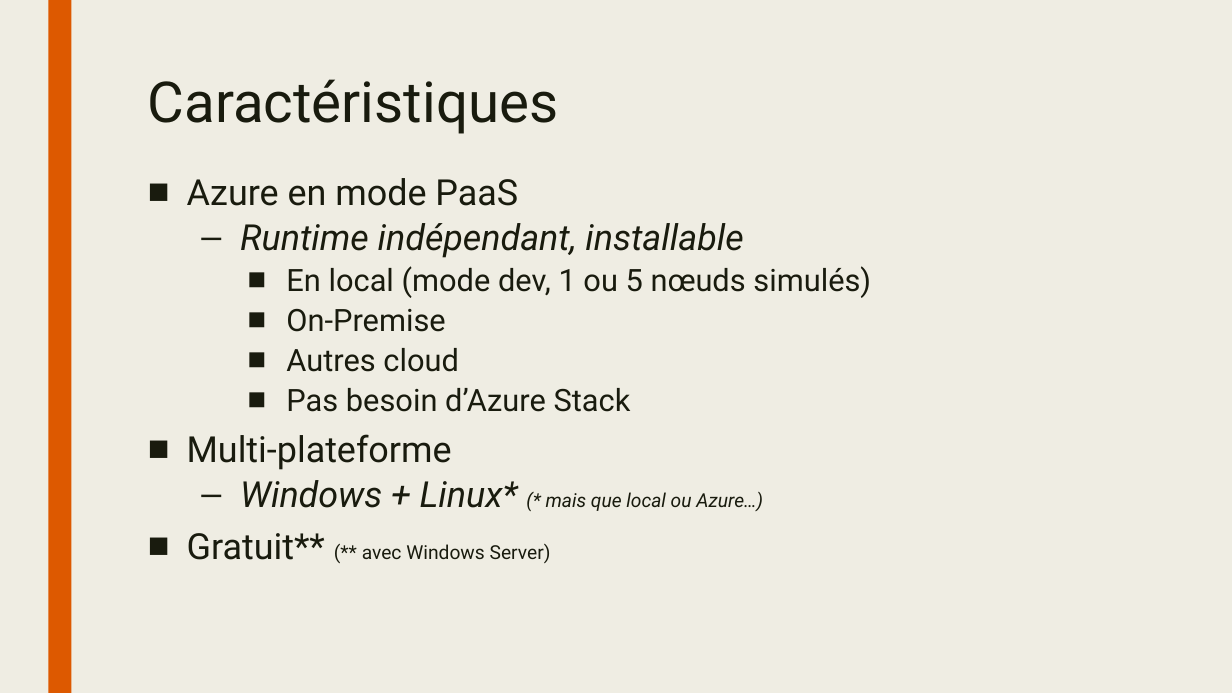
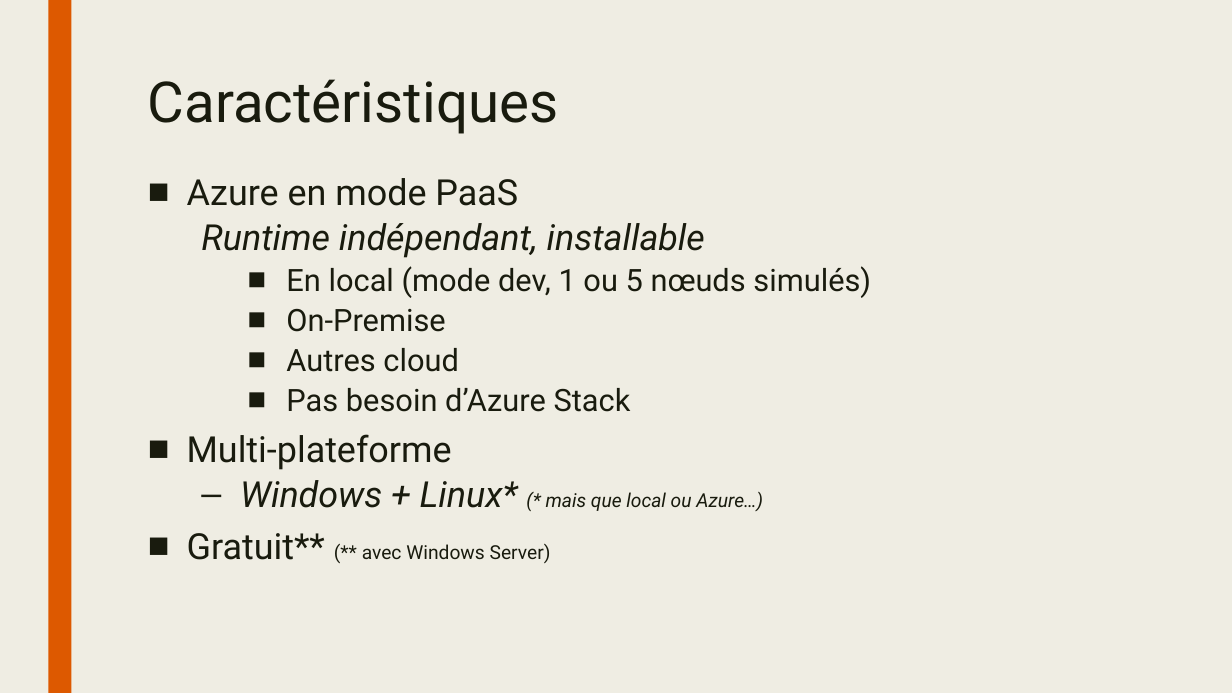
Before and after one commit to sebcanonica/Service-Fabric-Demo, a slide deck: slide 3 of Service Fabric Intro.pptx. Drawn at 1232x693 pixels with LibreOffice and Linux fonts; fonts in the diff are those of the drawing; background and template pictures are left out. Boxes give left, top, right and bottom in pixels: in the first picture for what was removed or moved away, otherwise in the second. Text is boxed around its words. In the diff, an @@ line names an element or a change of style, - is before the commit and + after.

```diff
--- a/Service Fabric Intro.pptx
+++ b/Service Fabric Intro.pptx
@@ text at (201,223,705,258): bullet – to none @@
```
Also in this commit, not shown: 2 other slides changed, 1 slide removed.
